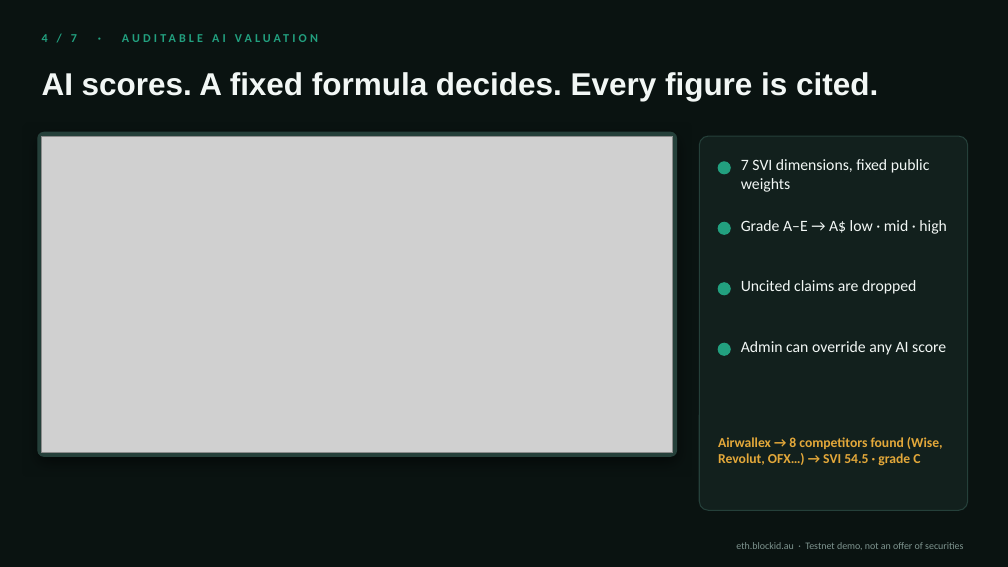
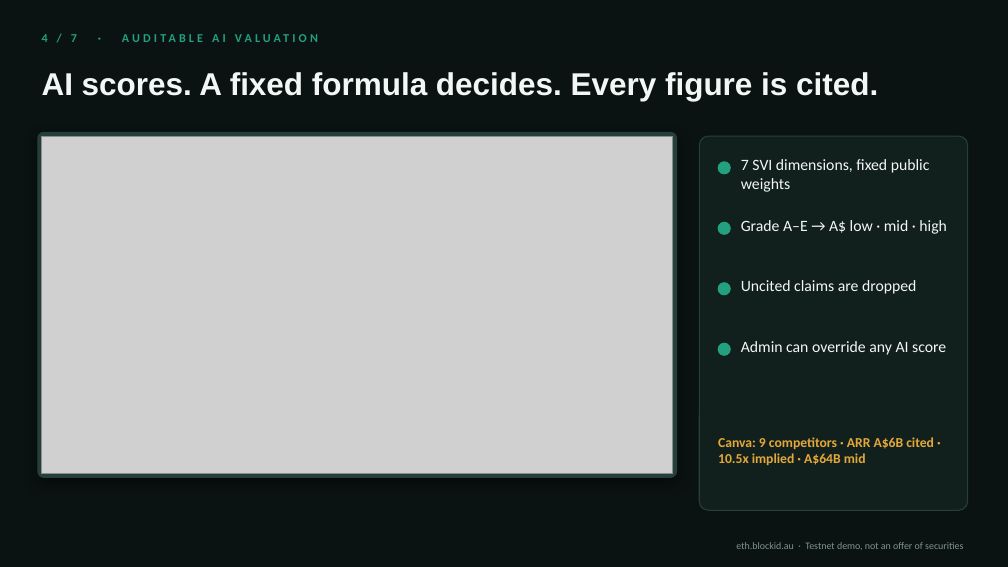
Before and after one commit to Blockid-au/eth-blockid-hackathon, a slide deck: slide 4 of docs/pitch/out/BlockID-Startup-Passport-3min.pptx. Drawn at 1008x567 pixels with LibreOffice and Linux fonts; fonts in the diff are those of the drawing; grey boxes stand for pictures. Boxes give left, top, right and bottom in pixels: in the first picture for what was removed or moved away, otherwise in the second. Text is boxed around its words. In the diff, an @@ line names an element or a change of style, - is before the commit and + after.

```diff
--- a/docs/pitch/out/BlockID-Startup-Passport-3min.pptx
+++ b/docs/pitch/out/BlockID-Startup-Passport-3min.pptx
@@ rounded rectangle: place and size @@
-rounded rectangle at bbox=[38, 132, 677, 457]
+rounded rectangle at bbox=[38, 132, 677, 477]
@@ rounded rectangle at bbox=[38, 132, 677, 477]: proportions changed @@
@@ picture: place and size @@
-picture at bbox=[42, 136, 673, 453]
+picture at bbox=[42, 136, 673, 473]
@@ text at bbox=[718, 437, 934, 465]: text changed @@
-Airwallex → 8 competitors found (Wise, Revolut, OFX…) → SVI 54.5 · grade C
+Canva: 9 competitors · ARR A$6B cited · 10.5x implied · A$64B mid
```
Also in this commit, not shown: 2 other slides changed, 4 other files.
